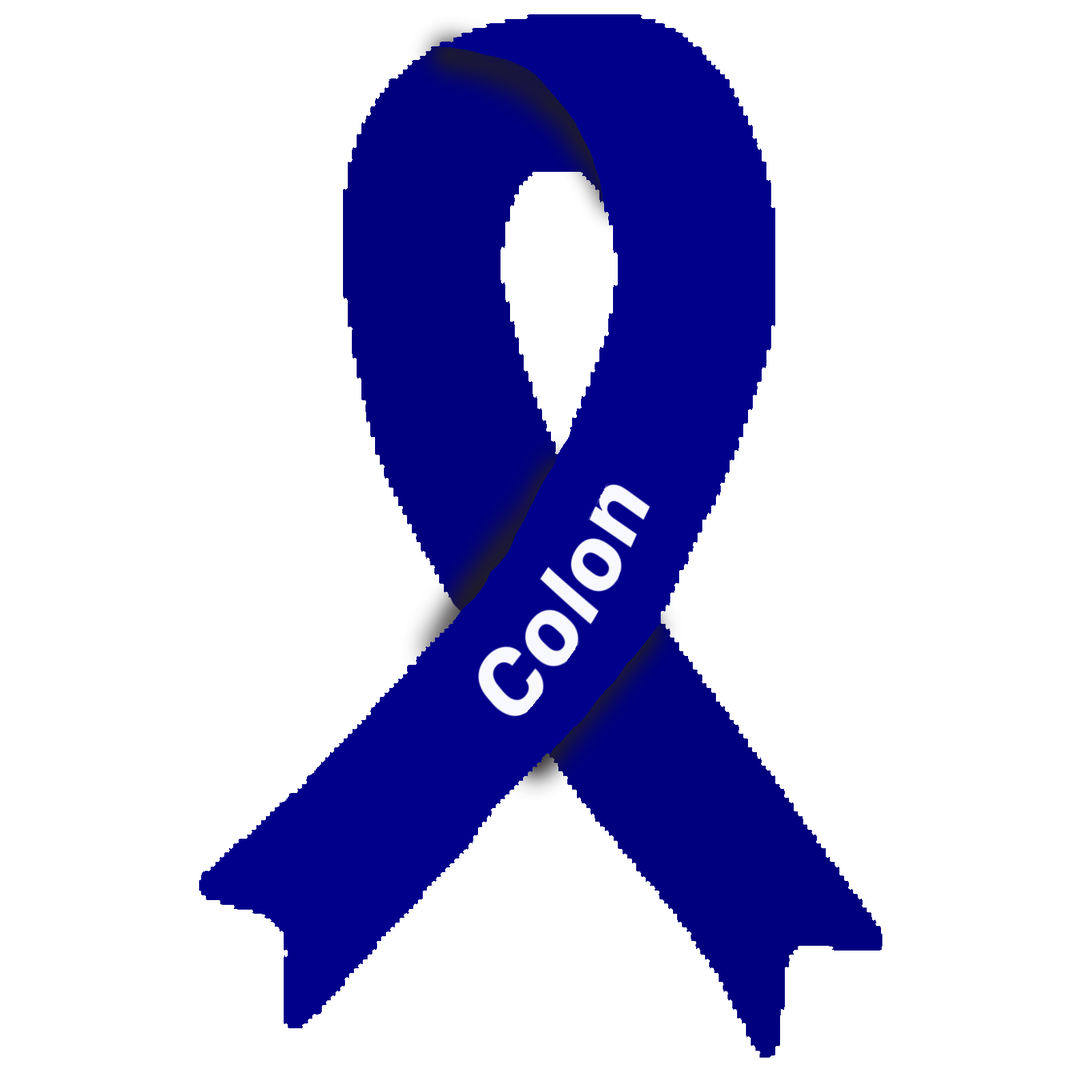
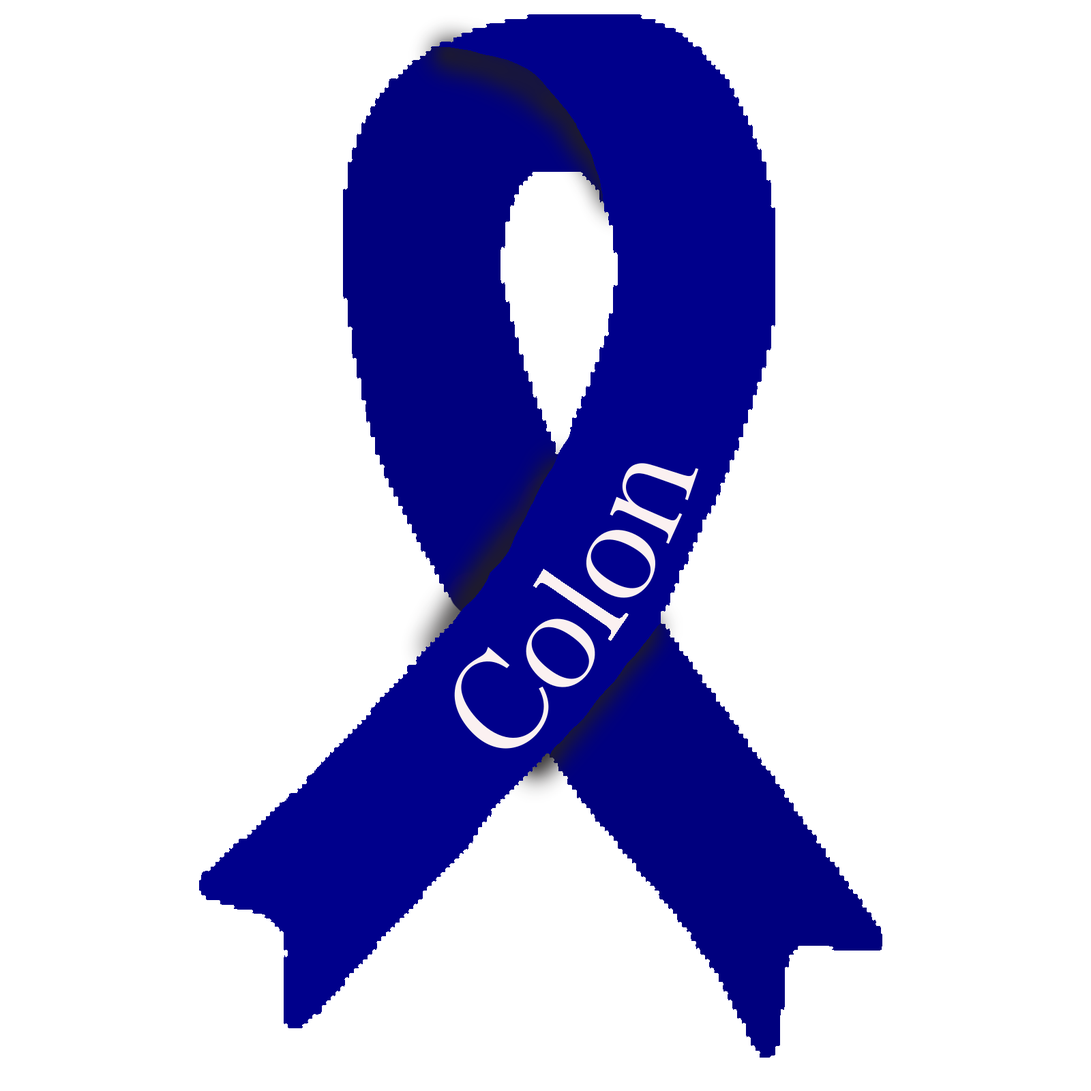
Before/after of a w=1091, h=1091 layered artwork. What changed in the layer stack:
added layer "text path" above "Colon" over (454, 463, 700, 750)
hid "Colon" (2nd of 2) over (477, 481, 651, 717)
